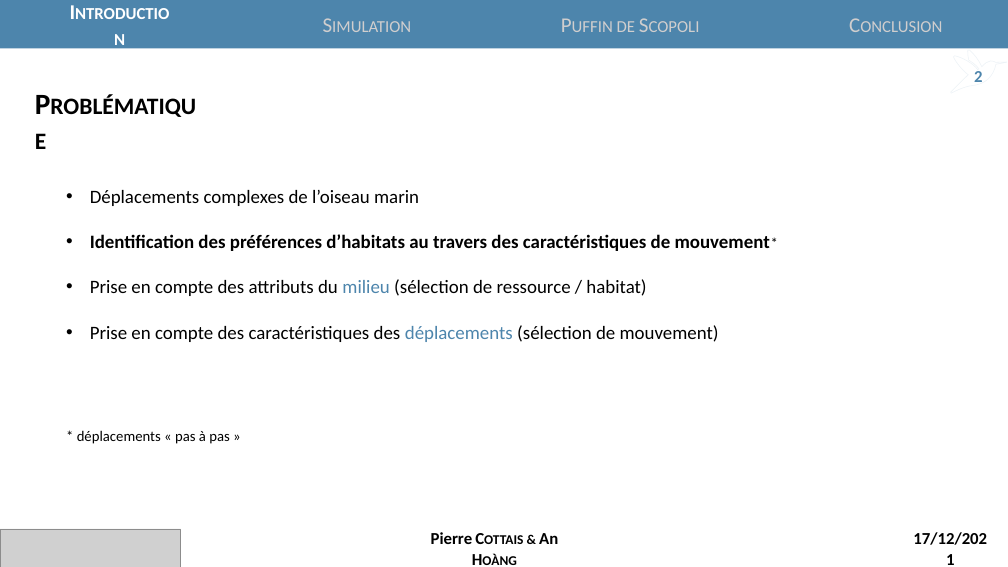
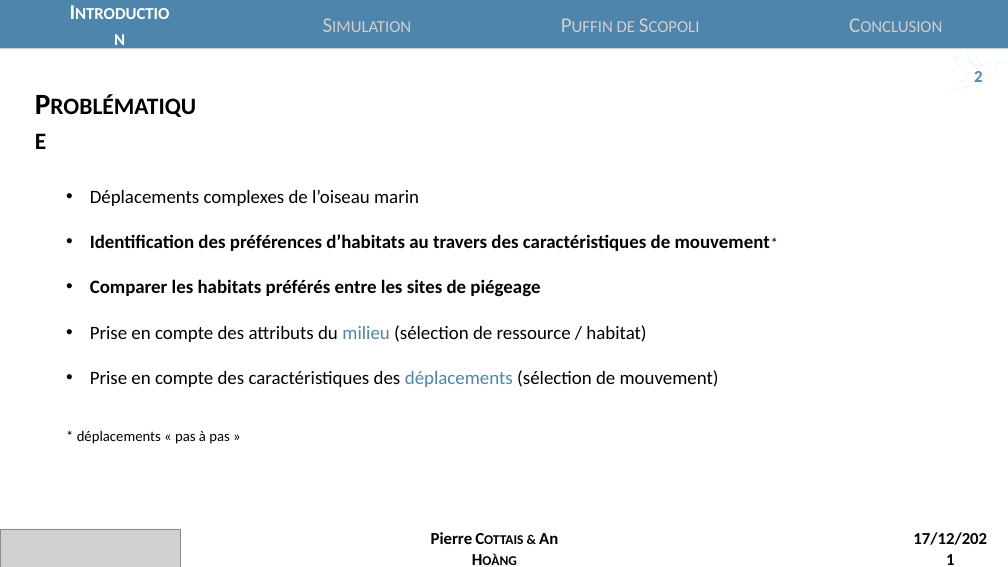
Before and after one commit to PCottais/puffin_scopoli, a slide deck: slide 2 of presentation_v1.pptx. Drawn at 1008x567 pixels with LibreOffice and Linux fonts; fonts in the diff are those of the drawing; grey boxes stand for pictures. Boxes give left, top, right and bottom in pixels: in the first picture for what was removed or moved away, otherwise in the second. Text is boxed around its words. In the diff, an @@ line names an element or a change of style, - is before the commit and + after.

Commit message:
Add objective

```diff
--- a/presentation_v1.pptx
+++ b/presentation_v1.pptx
@@ text at box(90, 279, 540, 297): paragraph added @@
+• Comparer les habitats préférés entre les sites de piégeage
```
